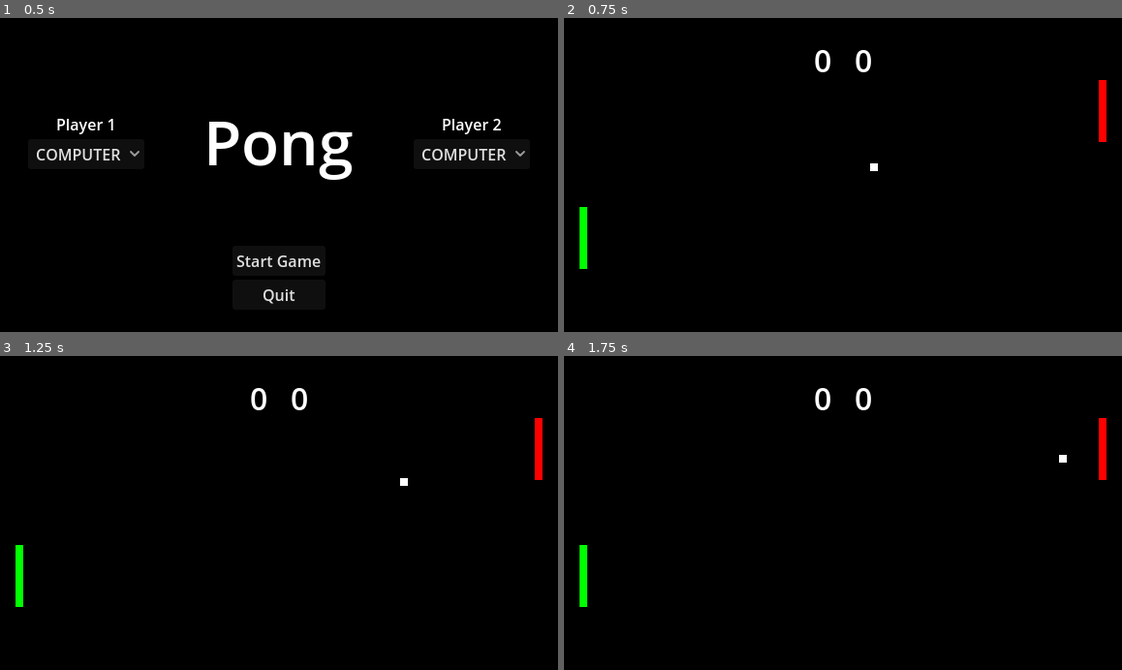
Above: before the commit, frames 1-4 (two rows, left to right).
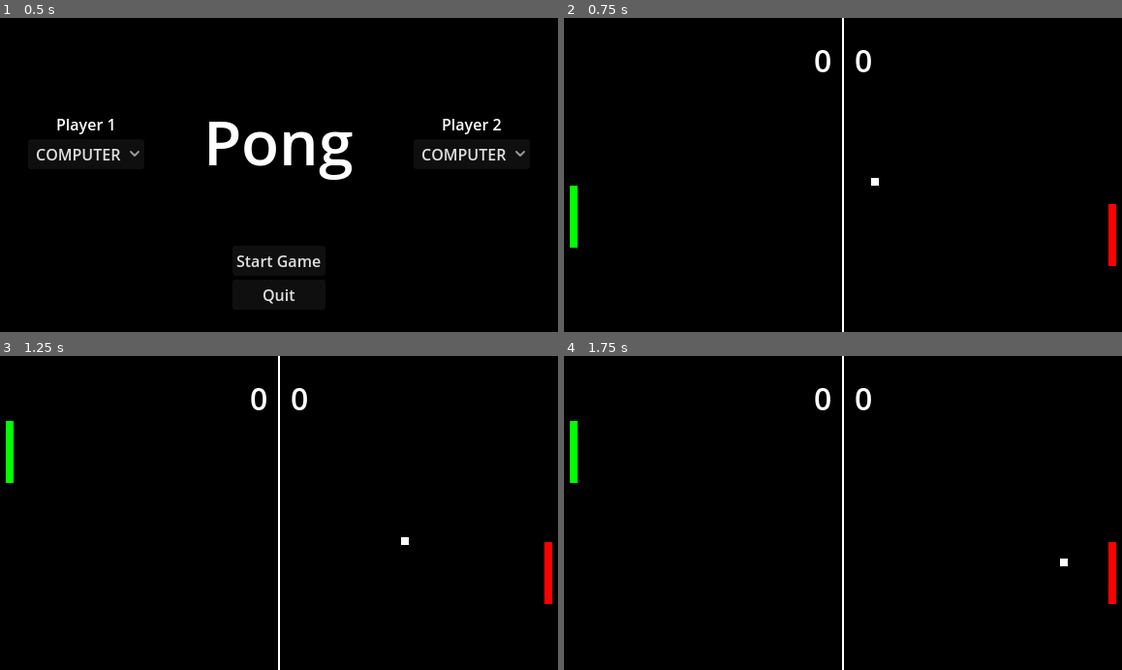
Above: after the commit, the same moments.

Repository: mlioz/pong
Game: Godot game, scene res://scenes/start_menu.tscn
Two runs of this game, one before a commit and one after it. Both use one fixed random seed, a clock stepped at 60 frames per second and the inputs below.
Inputs:
- Up to frame 1 (0.5 s): no input
- Up to frame 2 (0.75 s): click "Start Game" at 0.5 s
- Up to frame 3 (1.25 s): no input
- Up to frame 4 (1.75 s): hold Up (ui_up) from 1.28 s (still down); tap S (s) at 1.35 s; tap W (w) at 1.55 s

Frame 1 is identical in both runs. In frame 2, 1.5% of the frame differs, in the area x 1-99%, y 0-100%; in frame 3, 1.5%; in frame 4, 1.5%.

Commit message:
minor changes

Diff:
--- a/project.godot
+++ b/project.godot
@@ -24,8 +24,7 @@
 
 window/size/viewport_width=576
 window/size/viewport_height=324
-window/size/always_on_top=true
-window/stretch/mode="canvas_items"
+window/stretch/mode="viewport"
 
 [input]
 
--- a/scenes/ball.tscn
+++ b/scenes/ball.tscn
@@ -11,6 +11,11 @@
 physics_interpolation_mode = 1
 safe_margin = 0.01
 script = ExtResource("1_yqm22")
+ball_size = null
+speed = null
+speed_increase = null
+max_speed = null
+color = null
 
 [node name="BallSprite" type="Sprite2D" parent="."]
 
--- a/scenes/game.tscn
+++ b/scenes/game.tscn
@@ -39,5 +39,7 @@
 shape = SubResource("WorldBoundaryShape2D_7mycd")
 
 [node name="Polygon2D" type="Polygon2D" parent="."]
+position = Vector2(1, 0)
+polygon = PackedVector2Array(288, 0, 288, 328, 286, 328, 286, 0)
 
 [connection signal="ball_exited_screen" from="Ball" to="." method="game_over"]
--- a/scenes/start_menu.tscn
+++ b/scenes/start_menu.tscn
@@ -5,7 +5,7 @@
 [sub_resource type="LabelSettings" id="LabelSettings_jwbto"]
 font_size = 64
 
-[node name="StartMenu" type="Control"]
+[node name="StartMenu" type="Control" node_paths=PackedStringArray("player_1_option_button", "player_2_option_button", "quit_button")]
 layout_mode = 3
 anchors_preset = 15
 anchor_right = 1.0
@@ -17,6 +17,9 @@
 grow_horizontal = 2
 grow_vertical = 2
 script = ExtResource("1_ouf4f")
+player_1_option_button = NodePath("MarginContainer/VBoxContainer/HBoxContainer/VBoxContainer/Player1OptionButton")
+player_2_option_button = NodePath("MarginContainer/VBoxContainer/HBoxContainer/VBoxContainer2/Player2OptionButton")
+quit_button = NodePath("MarginContainer/VBoxContainer/VBoxContainer/QuitButton")
 
 [node name="MarginContainer" type="MarginContainer" parent="."]
 layout_mode = 1
--- /dev/null
+++ b/scenes/ui.gd
@@ -0,0 +1,9 @@
+extends CanvasLayer
+
+@export var mute_check_button: CheckButton
+
+func _ready() -> void:
+	mute_check_button.button_pressed = Global.mute_toggle
+
+func _on_mute_check_button_toggled(toggled_on: bool) -> void:
+	Global.mute_toggle = toggled_on
--- a/scenes/ui.tscn
+++ b/scenes/ui.tscn
@@ -1,10 +1,14 @@
-[gd_scene load_steps=2 format=3 uid="uid://mkm1wjtvulh0"]
+[gd_scene load_steps=3 format=3 uid="uid://mkm1wjtvulh0"]
+
+[ext_resource type="Script" uid="uid://bdbgb3lbg5mf6" path="res://scenes/ui.gd" id="1_nt7q6"]
 
 [sub_resource type="LabelSettings" id="LabelSettings_h0uja"]
 line_spacing = 0.0
 font_size = 32
 
-[node name="UI" type="CanvasLayer"]
+[node name="UI" type="CanvasLayer" node_paths=PackedStringArray("mute_check_button")]
+script = ExtResource("1_nt7q6")
+mute_check_button = NodePath("PauseMenu/MarginContainer/VBoxContainer/MuteCheckButton")
 
 [node name="Score" type="Control" parent="."]
 layout_mode = 3
@@ -81,3 +85,9 @@
 [node name="Back" type="Button" parent="PauseMenu/MarginContainer/VBoxContainer"]
 layout_mode = 2
 text = "Back"
+
+[node name="MuteCheckButton" type="CheckButton" parent="PauseMenu/MarginContainer/VBoxContainer"]
+layout_mode = 2
+text = "Mute"
+
+[connection signal="toggled" from="PauseMenu/MarginContainer/VBoxContainer/MuteCheckButton" to="." method="_on_mute_check_button_toggled"]
--- a/scripts/ball.gd
+++ b/scripts/ball.gd
@@ -5,9 +5,8 @@
 
 @export var ball_size: int = 8
 @export var speed: float = 200
-@export var speed_increase: float = 0.1
+@export var speed_increase: float = 0.05
 @export var max_speed: int = 500
-
 @export var color: Color = Color.WHITE
 
 signal ball_bounced(pos: Vector2, vel: Vector2)
@@ -32,16 +31,27 @@
 		velocity = velocity.normalized() * min(velocity.length() * (1 + speed_increase), max_speed)
 		ball_bounced.emit(position, velocity)
 
-		var collider = collision.get_collider()
-		if collider.name == "Paddle":
-			high_bounce_sound.play()
-		else:
-			low_bounce_sound.play()
+		if not Global.mute_toggle:
+			var collider = collision.get_collider()
+			if collider.name == "Paddle":
+				high_bounce_sound.play()
+			else:
+				low_bounce_sound.play()
 
 func _on_visible_on_screen_notifier_2d_screen_exited() -> void:
 	ball_exited_screen.emit()
 
 func reset() -> void:
-	var dir = Vector2(randf_range(-1, 1), randf_range(-0.3, 0.3)).normalized()
+	var dirx = randi_range(-1, 1)
+	if dirx == 0:
+		dirx = 1
+
+	var diry = randf_range(-0.5, 0.5)
+	if diry > -0.1:
+		diry -= 0.1
+	elif diry < 0.1:
+		diry += 0.1
+
+	var dir = Vector2(dirx, diry).normalized()
 	velocity = dir * speed
 	position = Vector2(Global.SCREEN_SIZE.x, Global.SCREEN_SIZE.y) / 2
--- a/scripts/game.gd
+++ b/scripts/game.gd
@@ -65,7 +65,7 @@
 	$UI/PauseMenu.hide()
 
 func reset_game():
-	player.reset_position(20, Global.SCREEN_SIZE.x / 2)
-	opponent.reset_position(Global.SCREEN_SIZE.x - 20, Global.SCREEN_SIZE.y / 2)
+	player.reset_position(10, Global.SCREEN_SIZE.x / 2)
+	opponent.reset_position(Global.SCREEN_SIZE.x - 10, Global.SCREEN_SIZE.y / 2)
 
 	$Ball.reset()
--- a/scripts/global.gd
+++ b/scripts/global.gd
@@ -6,3 +6,5 @@
 
 var player_1_control_method: ControlMethod = ControlMethod.COMPUTER
 var player_2_control_method: ControlMethod = ControlMethod.COMPUTER
+
+var mute_toggle: bool = false
--- a/scripts/start_menu.gd
+++ b/scripts/start_menu.gd
@@ -1,15 +1,22 @@
 extends Control
 
-@onready var player_1_option_button: OptionButton = $MarginContainer/VBoxContainer/HBoxContainer/VBoxContainer/Player1OptionButton
-@onready var player_2_option_button: OptionButton = $MarginContainer/VBoxContainer/HBoxContainer/VBoxContainer2/Player2OptionButton
+@export var player_1_option_button: Button
+@export var player_2_option_button: Button
+@export var quit_button: Button
 
 func _ready() -> void:
+	Global.player_1_control_method = Global.ControlMethod.COMPUTER
+	Global.player_2_control_method = Global.ControlMethod.COMPUTER
+
 	for i in Global.ControlMethod.keys():
 		player_1_option_button.add_item(i)
 		player_2_option_button.add_item(i)
 
 	player_1_option_button.select(0)
 	player_2_option_button.select(0)
+
+	if OS.has_feature("web"):
+		quit_button.hide()
 
 func _on_start_game_button_pressed() -> void:
 	get_tree().change_scene_to_file("res://scenes/game.tscn")
Not shown: 1 places in scenes/game.tscn that only renumber resources
Not shown, added: scenes/ui.gd.uid
